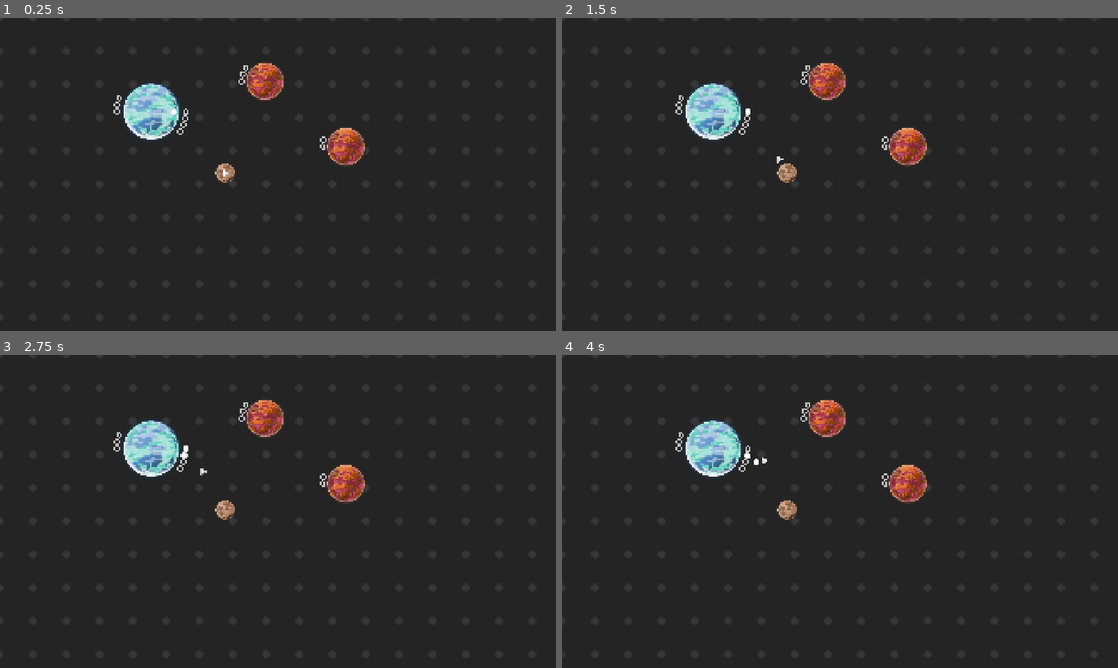
Above: before the commit, frames 1-4 (two rows, left to right).
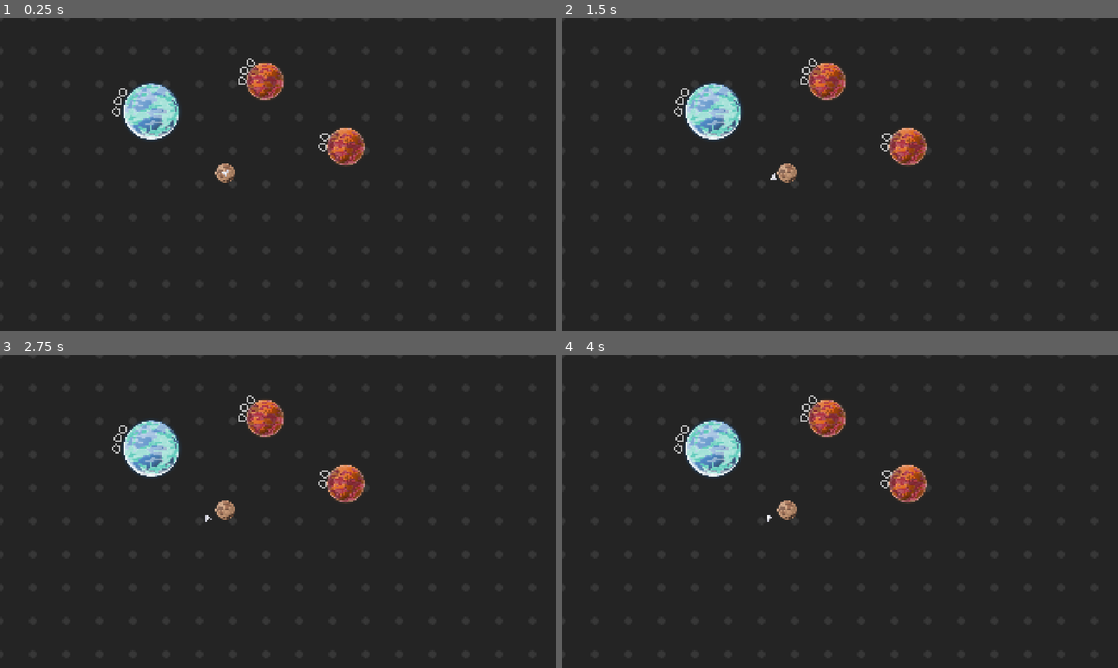
Above: after the commit, the same moments.

Repository: raffomania/milkyway-lane
Game: Godot game, scene res://main.tscn
The game is run twice, just before and just after one commit, with the same random seed, the same clock (stepped at 60 frames per second) and the same inputs.
Inputs:
- Up to frame 1 (0.25 s): no input
- Up to frame 2 (1.5 s): tap Enter at 0.5 s
- Up to frame 3 (2.75 s): no input
- Up to frame 4 (4 s): no input

The runs differ from the first frame. In frame 1, 0.3% of the frame differs, in the area x 20-60%, y 12-51%; in frame 2, 0.3%; in frame 3, 0.3%, in the area x 20-60%, y 12-54%; in frame 4, 0.3%.

Commit message:
Fifth day

Diff:
--- a/cargo.gd
+++ b/cargo.gd
@@ -11,8 +11,6 @@
 signal removed(cargo: Cargo)
 
 @export
-var decay_time: float
-@export
 var type: Type
 var global_target_position: Vector2
 
@@ -23,19 +21,18 @@
     tween.tween_property(self, "scale", original_scale * 1.2, .1)
     tween.tween_property(self, "scale", original_scale, .2)
 
-    var timer = Timer.new()
-    timer.wait_time = decay_time
-    timer.one_shot = true
-    timer.timeout.connect(self.remove)
-    add_child(timer)
-    timer.start()
+    # var timer = Timer.new()
+    # timer.wait_time = decay_time
+    # timer.one_shot = true
+    # timer.timeout.connect(self.remove)
+    # add_child(timer)
+    # timer.start()
 
 func _process(delta: float) -> void:
-    decay_time -= delta
-    if decay_time <= 5.0:
-        var l = .5 + decay_time / 10.0
-        modulate = Color(l, l, l, 1)
-
+    # decay_time -= delta
+    # if decay_time <= 5.0:
+    #     var l = .5 + decay_time / 10.0
+    #     modulate = Color(l, l, l, 1)
     if global_target_position != null:
         global_position = global_position.lerp(global_target_position, delta * 4)
 
--- /dev/null
+++ b/cargo/energy.svg
@@ -0,0 +1,46 @@
+<?xml version="1.0" encoding="UTF-8" standalone="no"?>
+<!-- Created with Inkscape (http://www.inkscape.org/) -->
+
+<svg
+   width="10mm"
+   height="10mm"
+   viewBox="0 0 10 10"
+   version="1.1"
+   id="svg1"
+   sodipodi:docname="lightning.svg"
+   inkscape:version="1.4.1 (93de688d07, 2025-03-30)"
+   xmlns:inkscape="http://www.inkscape.org/namespaces/inkscape"
+   xmlns:sodipodi="http://sodipodi.sourceforge.net/DTD/sodipodi-0.dtd"
+   xmlns="http://www.w3.org/2000/svg"
+   xmlns:svg="http://www.w3.org/2000/svg">
+  <sodipodi:namedview
+     id="namedview1"
+     pagecolor="#505050"
+     bordercolor="#eeeeee"
+     borderopacity="1"
+     inkscape:showpageshadow="0"
+     inkscape:pageopacity="0"
+     inkscape:pagecheckerboard="0"
+     inkscape:deskcolor="#d1d1d1"
+     inkscape:document-units="mm"
+     inkscape:zoom="11.313708"
+     inkscape:cx="6.6733203"
+     inkscape:cy="4.8613591"
+     inkscape:window-width="2510"
+     inkscape:window-height="1364"
+     inkscape:window-x="25"
+     inkscape:window-y="51"
+     inkscape:window-maximized="1"
+     inkscape:current-layer="layer1" />
+  <defs
+     id="defs1" />
+  <g
+     inkscape:label="Layer 1"
+     inkscape:groupmode="layer"
+     id="layer1">
+    <path
+       style="fill:#f5cd40;fill-opacity:1;stroke:#f5cd40;stroke-width:1.5;stroke-linecap:round;stroke-linejoin:round;stroke-dasharray:none;stroke-opacity:1"
+       d="M 4.9521002,0.90085596 C 4.2539709,2.5795356 3.5558417,4.2582153 2.8577124,5.9368949 3.6717867,5.8092484 4.4858611,5.6816018 5.2999354,5.5539553 5.3106421,6.6426985 5.3213489,7.7314417 5.3320556,8.8201849 6.0507868,7.2556459 6.7695181,5.6911068 7.4882493,4.1265678 6.575359,4.3010639 5.6624687,4.4755599 4.7495784,4.650056 4.8170857,3.4003227 4.8845929,2.1505893 4.9521002,0.90085596 Z"
+       id="path1" />
+  </g>
+</svg>
--- /dev/null
+++ b/cargo/metal.svg
@@ -0,0 +1,52 @@
+<?xml version="1.0" encoding="UTF-8" standalone="no"?>
+<!-- Created with Inkscape (http://www.inkscape.org/) -->
+
+<svg
+   width="10mm"
+   height="10mm"
+   viewBox="0 0 10 10"
+   version="1.1"
+   id="svg1"
+   inkscape:version="1.4.1 (93de688d07, 2025-03-30)"
+   sodipodi:docname="metal.svg"
+   xmlns:inkscape="http://www.inkscape.org/namespaces/inkscape"
+   xmlns:sodipodi="http://sodipodi.sourceforge.net/DTD/sodipodi-0.dtd"
+   xmlns="http://www.w3.org/2000/svg"
+   xmlns:svg="http://www.w3.org/2000/svg">
+  <sodipodi:namedview
+     id="namedview1"
+     pagecolor="#505050"
+     bordercolor="#eeeeee"
+     borderopacity="1"
+     inkscape:showpageshadow="0"
+     inkscape:pageopacity="0"
+     inkscape:pagecheckerboard="0"
+     inkscape:deskcolor="#d1d1d1"
+     inkscape:document-units="mm"
+     showgrid="false"
+     inkscape:zoom="4.0480359"
+     inkscape:cx="-41.625125"
+     inkscape:cy="33.843573"
+     inkscape:window-width="2510"
+     inkscape:window-height="1364"
+     inkscape:window-x="25"
+     inkscape:window-y="51"
+     inkscape:window-maximized="1"
+     inkscape:current-layer="layer1" />
+  <defs
+     id="defs1" />
+  <g
+     inkscape:label="Layer 1"
+     inkscape:groupmode="layer"
+     id="layer1">
+    <path
+       style="fill:#a5bac8;fill-opacity:1;stroke:#a5bac8;stroke-width:1.5;stroke-linecap:round;stroke-linejoin:round;stroke-dasharray:none;stroke-opacity:1"
+       d="M 4.6477158,7.6574756 8.3926308,4.0137582 7.4914608,2.7778887 5.3945807,2.6191481 2.4613469,5.4311952 2.5265586,7.2660415 Z"
+       id="path1"
+       sodipodi:nodetypes="ccccccc" />
+    <path
+       style="fill:none;fill-opacity:1;stroke:#ffffff;stroke-width:1;stroke-linecap:round;stroke-linejoin:round;stroke-dasharray:none;stroke-opacity:1"
+       d="M 4.8857285,5.0327906 6.9459908,2.9575814"
+       id="path2" />
+  </g>
+</svg>
--- a/ore.tscn
+++ b/energy.tscn
@@ -1,10 +1,9 @@
 [gd_scene load_steps=3 format=3 uid="uid://bwtseicc2lvkk"]
 
-[ext_resource type="Texture2D" uid="uid://tkxahyabof11" path="res://simple space/PNG/Default/meteor_small.png" id="1_r2ayp"]
+[ext_resource type="Texture2D" uid="uid://8yaob70cb6oc" path="res://cargo/energy.svg" id="1_r2ayp"]
 [ext_resource type="Script" uid="uid://d1bco0wr5p4wn" path="res://cargo.gd" id="2_r2ayp"]
 
 [node name="Ore" type="Sprite2D"]
-scale = Vector2(0.7, 0.7)
+z_index = 2
 texture = ExtResource("1_r2ayp")
 script = ExtResource("2_r2ayp")
-decay_time = 20.0
--- a/main.tscn
+++ b/main.tscn
@@ -6,7 +6,7 @@
 [ext_resource type="Shader" uid="uid://d21atk7obnr3w" path="res://grid.gdshader" id="5_lquwl"]
 [ext_resource type="Texture2D" uid="uid://buc60npxar7i1" path="res://planets/Planets/planet05.png" id="6_5vw27"]
 [ext_resource type="PackedScene" uid="uid://cs4ip8vffa4es" path="res://ship.tscn" id="7_5vw27"]
-[ext_resource type="PackedScene" uid="uid://bwtseicc2lvkk" path="res://ore.tscn" id="7_272bh"]
+[ext_resource type="PackedScene" uid="uid://bwtseicc2lvkk" path="res://energy.tscn" id="7_272bh"]
 
 [sub_resource type="ShaderMaterial" id="ShaderMaterial_7mycd"]
 shader = ExtResource("5_lquwl")
@@ -33,34 +33,29 @@
 grow_horizontal = 2
 grow_vertical = 2
 
-[node name="Home" parent="." node_paths=PackedStringArray("target") instance=ExtResource("2_1bvp3")]
+[node name="Home" parent="." instance=ExtResource("2_1bvp3")]
 position = Vector2(784, 545)
-target = NodePath("../Planet01")
 texture = ExtResource("6_5vw27")
 spawning_ships = ExtResource("7_5vw27")
 spawn_time = 5.0
 
-[node name="Planet01" parent="." node_paths=PackedStringArray("target", "output_slots") instance=ExtResource("2_1bvp3")]
+[node name="Planet01" parent="." instance=ExtResource("2_1bvp3")]
 position = Vector2(528, 333)
-target = NodePath("../Planet02")
 texture = ExtResource("2_5vw27")
 radius = 120.0
 spawning_resource = ExtResource("7_272bh")
-output_slots = [null, null, null, null]
 spawn_time = 2.0
 input_slots = 3
 
-[node name="Planet02" parent="." node_paths=PackedStringArray("target") instance=ExtResource("2_1bvp3")]
+[node name="Planet02" parent="." instance=ExtResource("2_1bvp3")]
 position = Vector2(1200, 454)
-target = NodePath("../Planet04")
 texture = ExtResource("3_1bvp3")
 radius = 80.0
 spawning_resource = ExtResource("7_272bh")
 input_slots = 2
 
-[node name="Planet04" parent="." node_paths=PackedStringArray("target") instance=ExtResource("2_1bvp3")]
+[node name="Planet04" parent="." instance=ExtResource("2_1bvp3")]
 position = Vector2(921, 228)
-target = NodePath("../Planet01")
 texture = ExtResource("3_1bvp3")
 radius = 80.0
 spawning_resource = ExtResource("7_272bh")
--- a/planet.gd
+++ b/planet.gd
@@ -3,11 +3,7 @@
 extends Node2D
 
 @export
-var target: Planet:
-    set(val):
-        target = val
-        if val == self:
-            push_warning(val, " has itself as target")
+var targets: Array[Planet]
 
 @export
 var texture: Texture2D:
@@ -32,10 +28,14 @@
 var spawn_time := 15.0
 @export
 var input_slots := 0
+@export
+var target_line_color: Color
 var inputs_added := 0
 var current_inputs := 0
 
-var slot_size = 8.0
+var targets_lines: Array[PackedVector2Array]
+
+var slot_size := 12.0
 
 func _ready() -> void:
     add_to_group("planets")
@@ -46,6 +46,18 @@
     add_child(spawn_timer)
     spawn_timer.start()
 
+    for target in targets:
+        var line = Curve2D.new()
+        var local_target_pos = to_local(target.global_position)
+        var distance = local_target_pos.length()
+        var perpendicular_angle = local_target_pos.angle() + PI * .5
+        var start = Vector2.RIGHT.rotated(local_target_pos.angle() - PI * .05) * (radius + slot_size * 3)
+        var end = local_target_pos + Vector2.LEFT.rotated(local_target_pos.angle() - PI * .05) * (target.radius + target.slot_size * 3)
+        var control = local_target_pos.normalized() * distance * .15 + Vector2.LEFT.rotated(perpendicular_angle) * distance * .02
+        line.add_point(start, Vector2.ZERO, control)
+        line.add_point(end, control.rotated(PI), Vector2.ZERO)
+        targets_lines.append(line.tessellate(4, 1))
+
     spawn.call_deferred()
 
 func _draw() -> void:
@@ -54,6 +66,18 @@
 
     for i in range(input_slots):
         draw_circle(slot_position(i).rotated(PI), slot_size, Color.GRAY, false)
+
+    var line_width = 5
+    for lines in targets_lines:
+        if !lines.is_empty():
+            draw_circle(lines[0], line_width * .5, target_line_color, true, -1, true)
+        for i in range(len(lines) - 1):
+            draw_line(lines[i], lines[i + 1], target_line_color, line_width, true)
+            if i == (len(lines) - 2):
+                var arrow_line_end = (lines[i] - lines[i + 1]).normalized() * line_width * 2
+                draw_line(lines[i + 1], lines[i + 1] + arrow_line_end.rotated(PI * .2), target_line_color, line_width, true)
+                draw_line(lines[i + 1], lines[i + 1] + arrow_line_end.rotated(-PI * .2), target_line_color, line_width, true)
+                draw_circle(lines[i + 1], line_width * .5, target_line_color, true, -1, true)
 
 func slot_position(i: int) -> Vector2:
     return (Vector2.RIGHT).rotated(i / radius * slot_size * 3) * radius
@@ -120,9 +144,15 @@
         return
 
     var ship: Node2D = spawning_ships.instantiate()
-    ship.target = self.target
+    ship.target = self.random_target()
     get_node("/root/Main").add_child(ship)
     ship.global_position = global_position
+
+func random_target() -> Planet:
+    if targets.is_empty():
+        return
+
+    return targets.pick_random()
 
 func remove_output(cargo: Cargo) -> void:
     output_slots[output_slots.find(cargo)] = null
--- a/planet.tscn
+++ b/planet.tscn
@@ -4,8 +4,11 @@
 [ext_resource type="Texture2D" uid="uid://dppbwfk7t7dfr" path="res://planets/Planets/planet00.png" id="2_a75xc"]
 
 [node name="Planet01" type="Node2D"]
+z_index = 1
 script = ExtResource("1_mtr83")
+target_line_color = Color(0.91, 0.781083, 0.6825, 1)
 
 [node name="Sprite" type="Sprite2D" parent="."]
+z_index = -1
 scale = Vector2(0.166906, 0.166906)
 texture = ExtResource("2_a75xc")
--- a/ship.gd
+++ b/ship.gd
@@ -78,7 +78,7 @@
             cargo.removed.connect(self.cargo_expired)
             cargo.reparent(get_node("/root/Main"))
 
-    target = target.target
+    target = target.random_target()
 
 
 func cargo_expired(_c: Cargo) -> void:
--- a/ship.tscn
+++ b/ship.tscn
@@ -4,6 +4,7 @@
 [ext_resource type="Script" uid="uid://ccjo31mdbmudr" path="res://ship.gd" id="2_v4325"]
 
 [node name="Ship" type="Node2D"]
+z_index = 2
 script = ExtResource("2_v4325")
 time_to_live = 60.0
 
Not shown, added: cargo/energy.svg.import
Not shown, added: cargo/metal.svg.import
